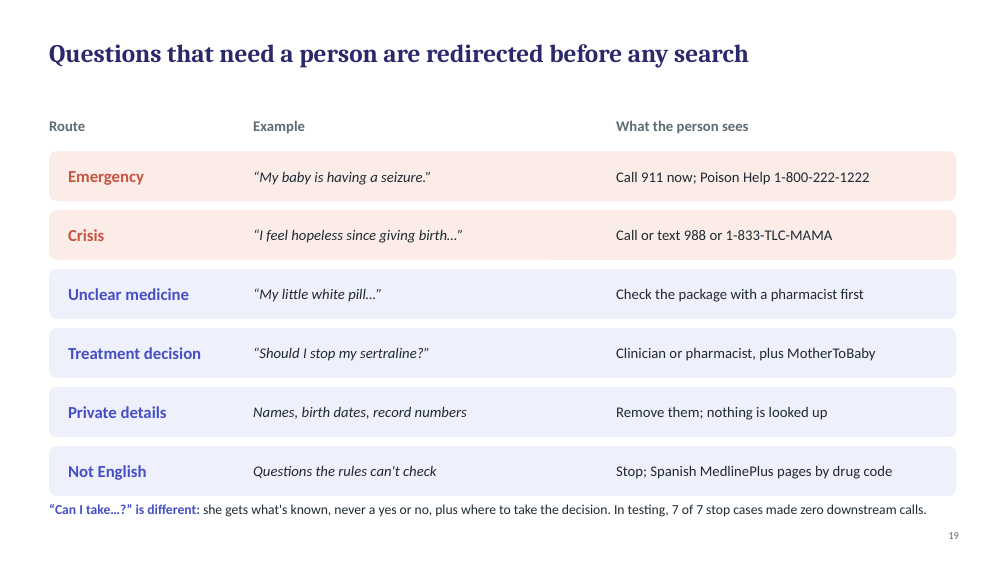
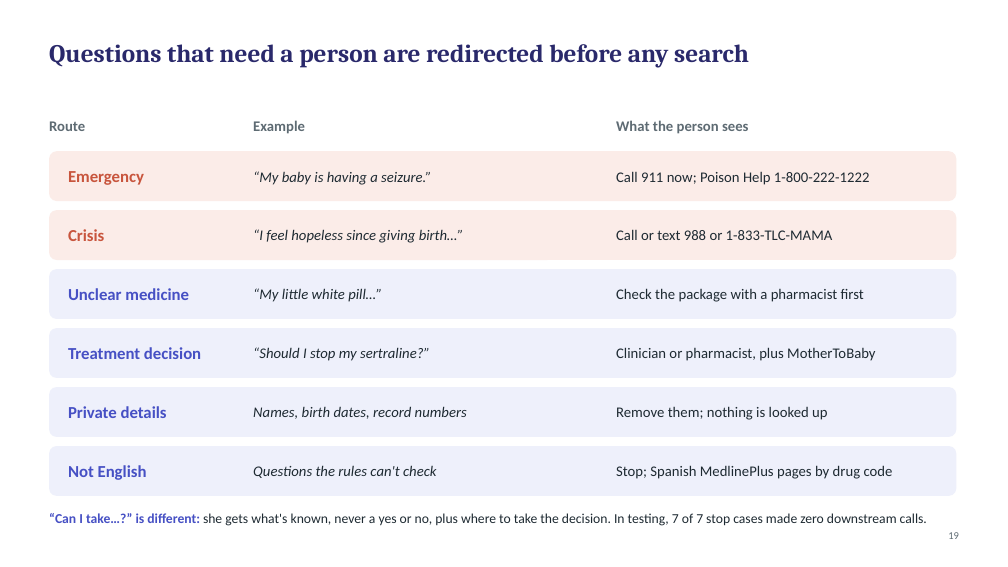
Before and after one commit to gpiat333/Parent-Child-Pharmacology-MCP, a slide deck: slide 19 of presentation/Parent-child Pharmacology MCP — Hackathon deck v11.pptx. Drawn at 1008x567 pixels with LibreOffice and Linux fonts; fonts in the diff are those of the drawing. Boxes give left, top, right and bottom in pixels: in the first picture for what was removed or moved away, otherwise in the second. Text is boxed around its words. In the diff, an @@ line names an element or a change of style, - is before the commit and + after.

```diff
--- a/presentation/Parent-child Pharmacology MCP — Hackathon deck v11.pptx
+++ b/presentation/Parent-child Pharmacology MCP — Hackathon deck v11.pptx
@@ text "“Can I take…?” is different: ...": place and size @@
-text "“Can I take…?” is different: ..." at [49, 504, 927, 517]
+text "“Can I take…?” is different: ..." at [49, 513, 927, 526]
```
Also in this commit, not shown: 1 other file.
